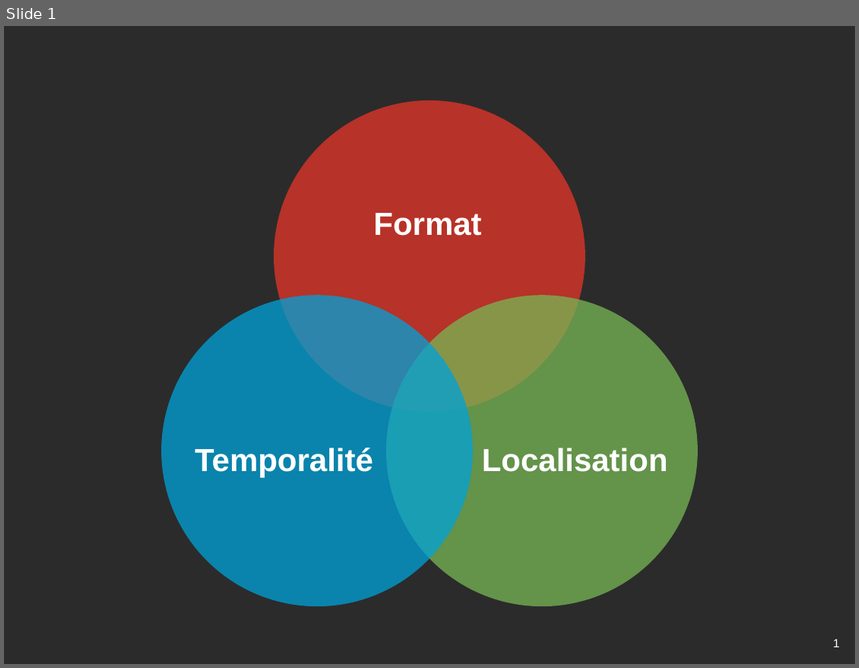
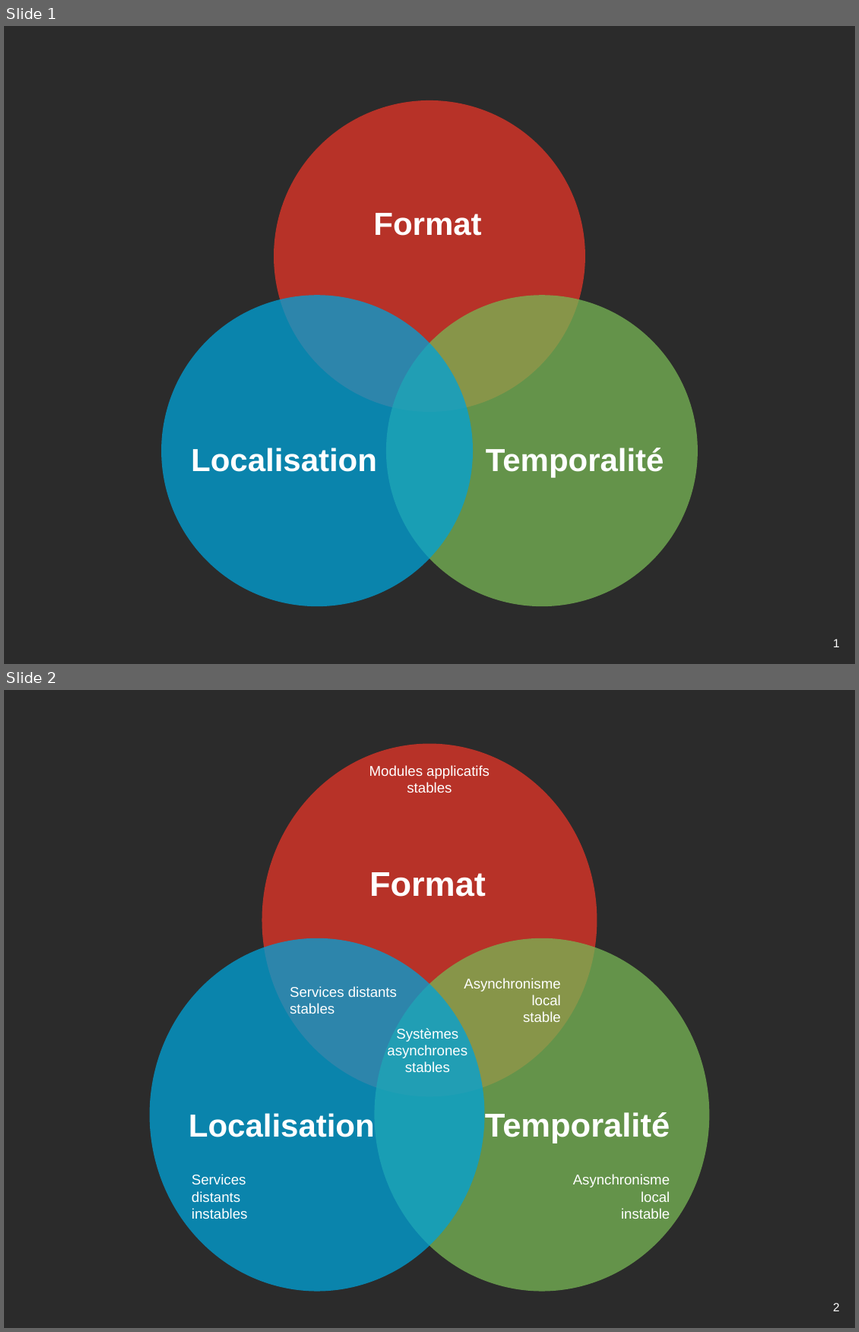
Before and after one commit to archiloque/blog, a slide deck: wip/decouplage/illus.pptx. Shown one above the other, each under a label of ours: slide 1 before the commit, slides 1 and 2 after it. The pictures are 859x668 and 859x1332 pixels, drawn with LibreOffice and Linux fonts; fonts in the diff are those of the drawing; background and template pictures are left out; a plain dark background stands for a picture behind light text. Boxes give left, top, right and bottom in pixels: in the first picture for what was removed or moved away, otherwise in the second. Text is boxed around its words. In the diff, an @@ line names an element or a change of style, - is before the commit and + after.

```diff
--- a/wip/decouplage/illus.pptx
+++ b/wip/decouplage/illus.pptx
@@ slide 2 added at <box>4,690,855,1328</box>, background picture (left out); not listed: 1 template element that a slide beside it also shows @@
@@ text added at <box>370,765,490,793</box>, 12 pt, text #FFFFFF @@
+Modules applicatifs
+stables
@@ text added at <box>464,978,561,1022</box>, 12 pt, text #FFFFFF @@
+Asynchronisme
+local
+stable
@@ text added at <box>290,986,397,1014</box>, 12 pt, text #FFFFFF @@
+Services distants
+stables
@@ text added at <box>387,1028,468,1072</box>, 12 pt, text #FFFFFF @@
+Systèmes
+asynchrones
+stables
@@ group added at <box>150,744,709,1292</box>: 3 ellipses, 3 texts @@
+Format
+Temporalité
+Localisation
@@ text added at <box>192,1174,248,1219</box>, 12 pt, text #FFFFFF @@
+Services
+distants
+instables
@@ text added at <box>573,1174,670,1219</box>, 12 pt, text #FFFFFF @@
+Asynchronisme
+local
+instable
@@ slide 1 changed as well @@
@@ text "Localisation": place and size @@
-text "Localisation" at <box>482,448,668,472</box>
+text "Localisation" at <box>191,448,377,472</box>
@@ text "Temporalité": place and size @@
-text "Temporalité" at <box>195,448,373,477</box>
+text "Temporalité" at <box>486,448,664,477</box>
```
Also in this commit, not shown: 1 other file.
